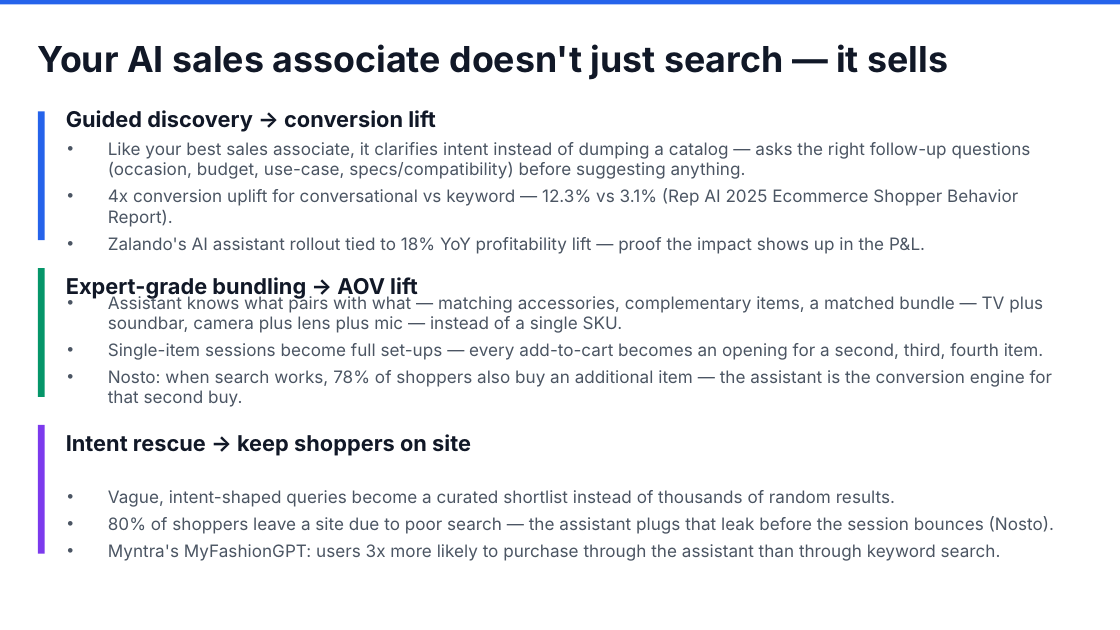
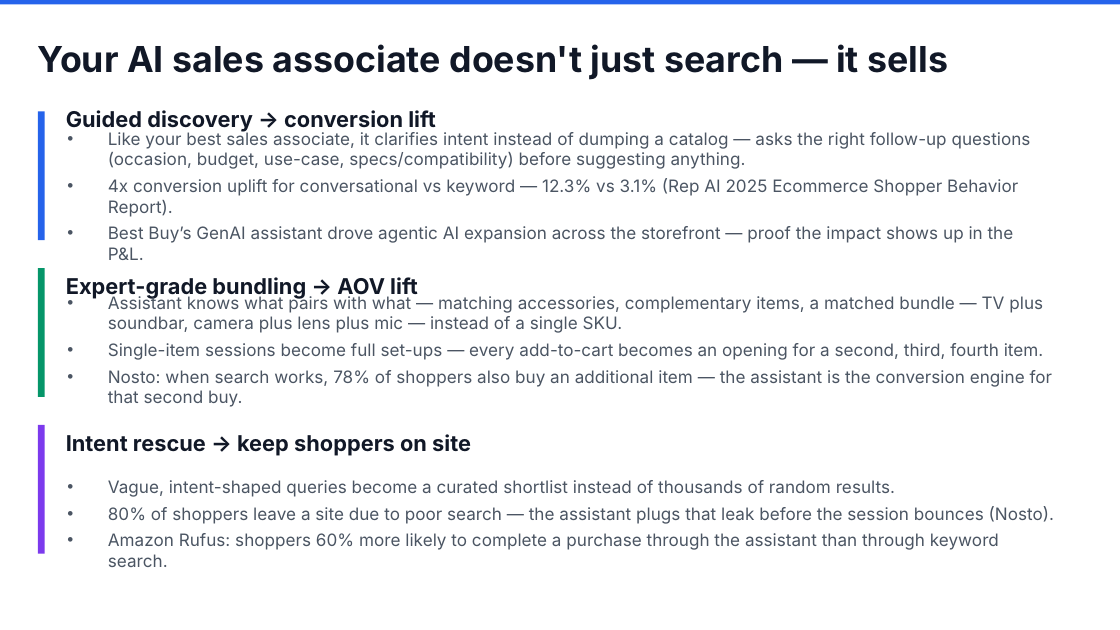
Before and after one commit to aantrikshhh/supersearch-ppt-templates, a slide deck: slide 12 of output/SS_Generic_Electronics.pptx. Drawn at 1120x630 pixels with LibreOffice and Linux fonts; fonts in the diff are those of the drawing. Boxes give left, top, right and bottom in pixels: in the first picture for what was removed or moved away, otherwise in the second. Text is boxed around its words. In the diff, an @@ line names an element or a change of style, - is before the commit and + after.

```diff
--- a/output/SS_Generic_Electronics.pptx
+++ b/output/SS_Generic_Electronics.pptx
@@ text at box(108, 226, 1014, 260): text changed @@
-• Zalando's AI assistant rollout tied to 18% YoY profitability lift — proof the impact shows up in the P&L.
+• Best Buy’s GenAI assistant drove agentic AI expansion across the storefront — proof the impact shows up in the P&L.
@@ text at box(108, 533, 999, 567): text changed @@
-• Myntra's MyFashionGPT: users 3x more likely to purchase through the assistant than through keyword search.
+• Amazon Rufus: shoppers 60% more likely to complete a purchase through the assistant than through keyword search.
```
Also in this commit, not shown: 3 other slides changed, 11 other files.
